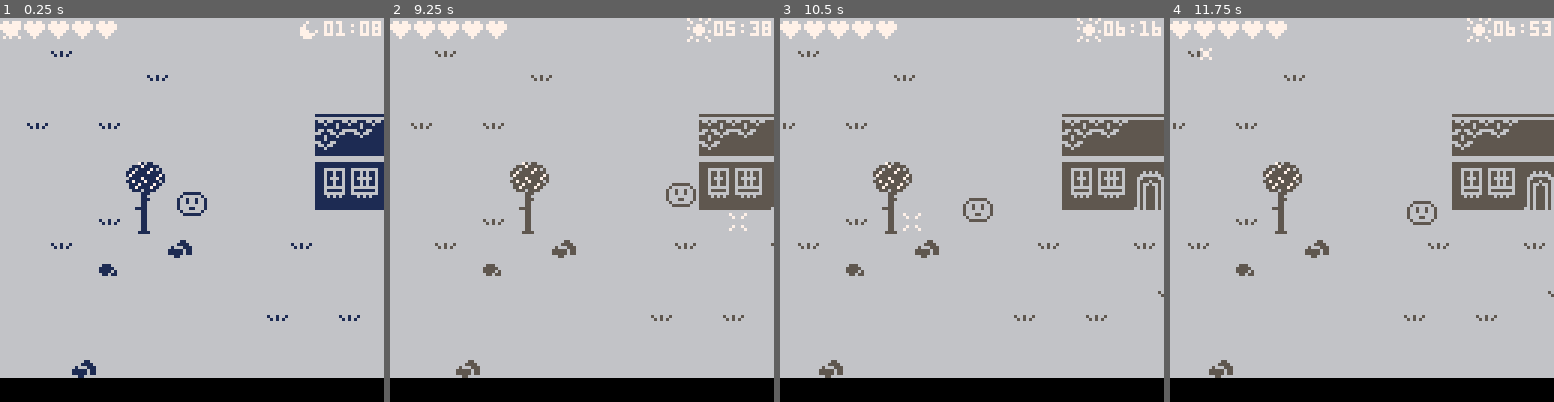
Above: before the commit, frames 1-4 (left to right).
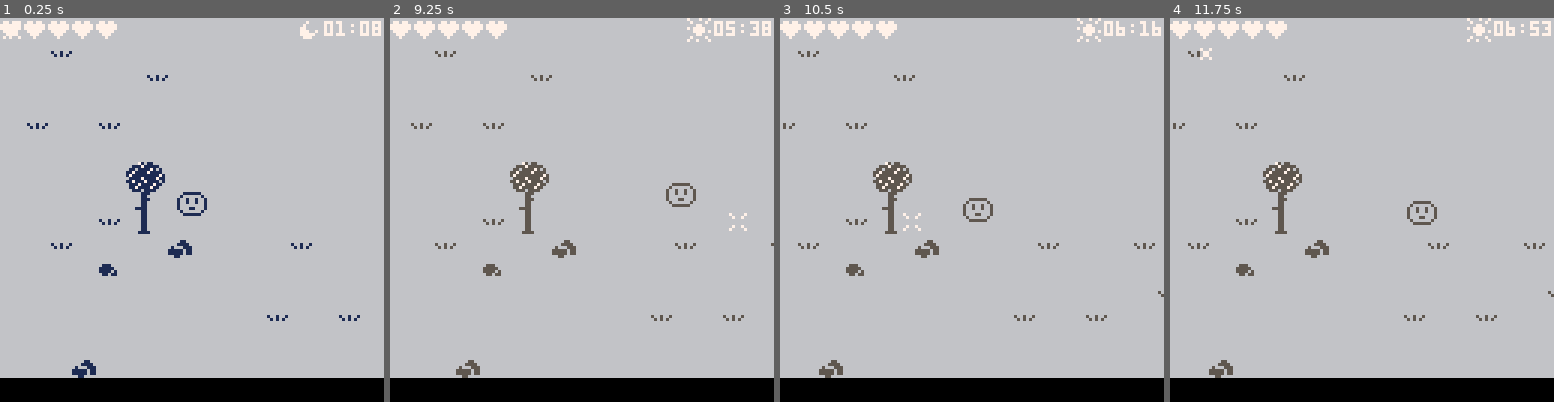
Above: after the commit, the same moments.

Repository: Lyatus/ld43
Game: PICO-8 cartridge ld43.p8
The game is run twice, just before and just after one commit, with the same random seed, the same clock (stepped at 60 frames per second) and the same inputs.
Inputs (mouse positions are in pixels of both pictures, inside the frame that each line leads up to):
- Up to frame 1 (0.25 s): no input
- Up to frame 2 (9.25 s): click (670, 121) at 0.67 s; tap O (Z key) at 0.7, 1.7, 2.1, 2.5, 2.9, 3.3, 3.7, 4.1, 4.5, 4.9, 5.3, 5.7, 6.1, 6.5, 6.9, 7.3, 7.7, 8.1, 8.5, 8.9 s; click (436, 267) at 1.22 s; hold Right 1.6-2.1 s; click (497, 114) at 1.77 s; hold Up 2.15-2.42 s; click (562, 259) at 2.32 s; hold Right 2.47-3.03 s; click (624, 106) at 2.87 s; hold Left 3.08-3.58 s; click (685, 256) at 3.42 s; hold Down 3.63-3.97 s; click (451, 102) at 3.97 s; hold Right 4.02-4.68 s; click (512, 248) at 4.52 s; hold Up 4.73-5.03 s; click (574, 94) at 5.07 s; hold Left 5.08-5.68 s; click (639, 244) at 5.62 s; hold Down 5.73-6.03 s; hold Right 6.08-6.58 s; click (701, 90) at 6.17 s; hold Right 6.63-7.13 s; click (466, 236) at 6.72 s; hold Up 7.18-7.45 s; click (528, 83) at 7.27 s; hold Right 7.5-8.07 s; click (589, 229) at 7.82 s; hold Left 8.12-8.62 s; click (654, 79) at 8.37 s; hold Down 8.67-9 s; click (716, 225) at 8.92 s; hold Right from 9.05 s (still down)
- Up to frame 3 (10.5 s): tap O (Z key) at 9.3, 9.7, 10.1 s; click (868, 71) at 9.47 s; release Right at 9.72 s; hold Up 9.77-10.07 s; click (933, 217) at 10.02 s; hold Left from 10.12 s (still down)
- Up to frame 4 (11.75 s): tap O (Z key) every 0.4 s from 10.5 to 11.7 s; click (1385, 64) at 10.57 s; release Left at 10.72 s; hold Down 10.77-11.07 s; click (1450, 213) at 11.12 s; hold Right 11.12-11.62 s; click (1212, 60) at 11.67 s

The runs differ from the first frame. In frame 1, 3.1% of the frame differs, in the area x 82-100%, y 25-50%; in frame 2, 3.5%; in frame 3, 4.8%, in the area x 73-100%, y 25-50%; in frame 4, 4.8%.

Commit message:
Deactivate house exterior drawing for now

Diff:
--- a/ld43.p8
+++ b/ld43.p8
@@ -219,6 +219,7 @@
 		spr=138,
 	},
 }
+houses = {} -- for now
 
 function hou_draw()
 	for h in all(houses) do
